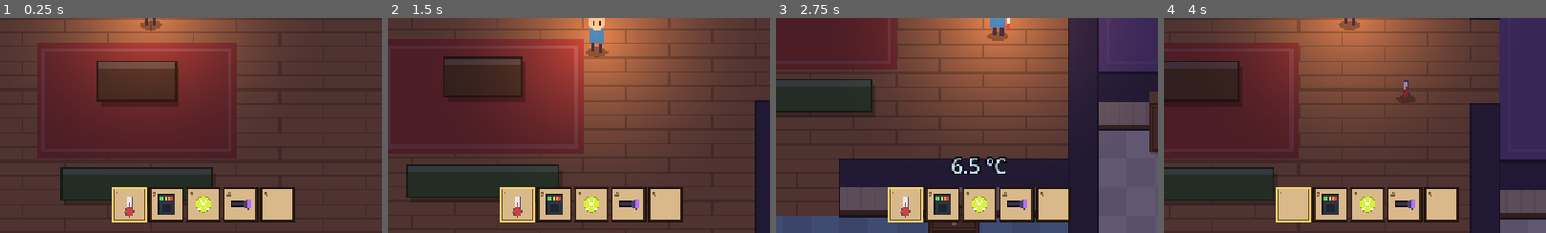
Above: before the commit, frames 1-4 (left to right).
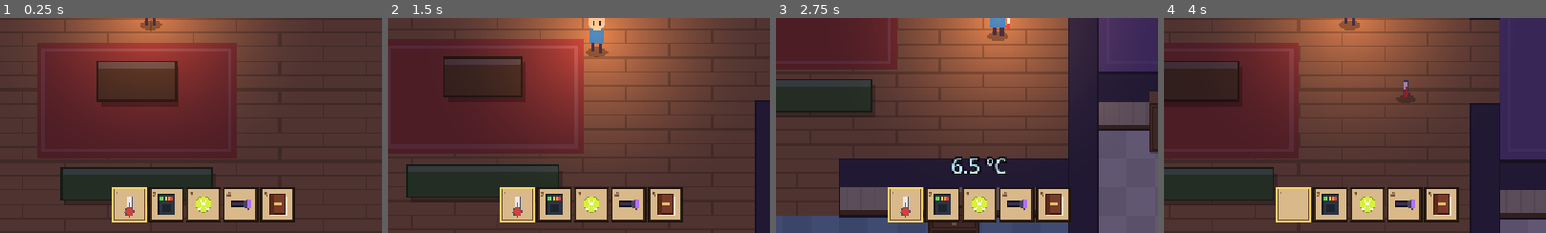
Above: after the commit, the same moments.

Repository: CaraHamilton/ghosthunt
Game: Godot game, scene res://scenes/main.tscn
Same seed, same stepped clock (60 frames per second), same inputs: the game is played once before the commit and once after it.
Inputs (mouse positions are % of the whole screen's width and height, from its top left):
- Up to frame 1 (0.25 s): no input
- Up to frame 2 (1.5 s): tap Enter at 0.5 s; move the mouse to (72, 45) at 0.52 s; hold D (move_right) 0.53-1.28 s; hold E (interact) 0.53-1.28 s; tap Shift (run) at 0.8, 1.35 s; move the mouse to (30, 55) at 1.27 s; hold S (move_down) from 1.28 s (still down)
- Up to frame 3 (2.75 s): tap F (use_tool) at 1.55 s; move the mouse to (60, 28) at 2.02 s; release S (move_down) at 2.03 s; hold D (move_right) from 2.03 s (still down); hold F (use_tool) from 2.03 s (still down); tap E (interact) at 2.3 s
- Up to frame 4 (4 s): move the mouse to (45, 70) at 2.77 s; release D (move_right) at 2.78 s; release F (use_tool) at 2.78 s; hold W (move_up) 2.78-3.53 s; tap Q (drop_item) at 2.85 s; tap Shift (run) at 3.05 s; move the mouse to (80, 65) at 3.52 s; hold A (move_left) from 3.53 s (still down); hold E (interact) from 3.53 s (still down); tap F (use_tool) at 3.8 s
The pictures show only the part of the screen within x 23-73%, y 50-100%; the shares and areas given below are measured in that part.

The runs differ from the first frame. In frame 1, 0.5% of the frame differs, in the area x 70-76%, y 81-92%; in frame 2, 0.5%; in frame 3, 0.5%; in frame 4, 0.5%.

Commit message:
adds journal tool

Diff:
--- /dev/null
+++ b/items/journal.tres
@@ -0,0 +1,12 @@
+[gd_resource type="Resource" script_class="ItemData" format=3]
+
+[ext_resource type="Script" path="res://scripts/items/item_data.gd" id="1_data"]
+[ext_resource type="Script" path="res://scripts/tools/journal_item.gd" id="2_script"]
+
+[resource]
+script = ExtResource("1_data")
+id = &"journal"
+display_name = "Journal"
+description = "Record the evidence you find to work out which ghost haunts the house."
+max_stack = 1
+instance_script = ExtResource("2_script")
--- /dev/null
+++ b/scenes/journal_panel.tscn
@@ -0,0 +1,92 @@
+[gd_scene format=3]
+
+[ext_resource type="Script" path="res://scripts/ui/journal_panel.gd" id="1_journal"]
+
+[sub_resource type="StyleBoxFlat" id="StyleBoxFlat_paper"]
+bg_color = Color(0.94, 0.89, 0.78, 1)
+border_width_left = 6
+border_width_top = 6
+border_width_right = 6
+border_width_bottom = 6
+border_color = Color(0.48, 0.23, 0.16, 1)
+corner_radius_top_left = 6
+corner_radius_top_right = 6
+corner_radius_bottom_right = 6
+corner_radius_bottom_left = 6
+shadow_color = Color(0, 0, 0, 0.45)
+shadow_size = 12
+
+[node name="JournalPanel" type="PanelContainer"]
+anchors_preset = 8
+anchor_left = 0.5
+anchor_top = 0.5
+anchor_right = 0.5
+anchor_bottom = 0.5
+offset_left = -230.0
+offset_top = -250.0
+offset_right = 230.0
+offset_bottom = 250.0
+grow_horizontal = 2
+grow_vertical = 2
+theme_override_styles/panel = SubResource("StyleBoxFlat_paper")
+script = ExtResource("1_journal")
+
+[node name="Margin" type="MarginContainer" parent="."]
+layout_mode = 2
+theme_override_constants/margin_left = 28
+theme_override_constants/margin_top = 20
+theme_override_constants/margin_right = 28
+theme_override_constants/margin_bottom = 20
+
+[node name="VBox" type="VBoxContainer" parent="Margin"]
+layout_mode = 2
+theme_override_constants/separation = 8
+
+[node name="Title" type="Label" parent="Margin/VBox"]
+layout_mode = 2
+theme_override_colors/font_color = Color(0.23, 0.15, 0.09, 1)
+theme_override_font_sizes/font_size = 34
+text = "Journal"
+horizontal_alignment = 1
+
+[node name="EvidenceHeader" type="Label" parent="Margin/VBox"]
+layout_mode = 2
+theme_override_colors/font_color = Color(0.48, 0.23, 0.16, 1)
+theme_override_font_sizes/font_size = 22
+text = "Evidence found"
+
+[node name="EvidenceList" type="VBoxContainer" parent="Margin/VBox"]
+unique_name_in_owner = true
+layout_mode = 2
+
+[node name="Separator" type="HSeparator" parent="Margin/VBox"]
+layout_mode = 2
+
+[node name="GhostHeader" type="Label" parent="Margin/VBox"]
+layout_mode = 2
+theme_override_colors/font_color = Color(0.48, 0.23, 0.16, 1)
+theme_override_font_sizes/font_size = 22
+text = "Possible ghosts"
+
+[node name="GhostList" type="VBoxContainer" parent="Margin/VBox"]
+unique_name_in_owner = true
+layout_mode = 2
+
+[node name="NoMatch" type="Label" parent="Margin/VBox"]
+unique_name_in_owner = true
+visible = false
+layout_mode = 2
+theme_override_colors/font_color = Color(0.6, 0.2, 0.15, 1)
+theme_override_font_sizes/font_size = 20
+text = "No ghost matches this evidence."
+
+[node name="Spacer" type="Control" parent="Margin/VBox"]
+layout_mode = 2
+size_flags_vertical = 3
+
+[node name="CloseButton" type="Button" parent="Margin/VBox"]
+unique_name_in_owner = true
+layout_mode = 2
+size_flags_horizontal = 4
+theme_override_font_sizes/font_size = 18
+text = "Close  (F / Esc)"
--- a/scenes/main.tscn
+++ b/scenes/main.tscn
@@ -7,6 +7,7 @@
 [ext_resource type="Script" uid="uid://bvq5w3xo0rrhs" path="res://scripts/room_temperatures.gd" id="5_temps"]
 [ext_resource type="Script" uid="uid://ddkn5fotmn0va" path="res://scripts/toolbar.gd" id="6_toolbar"]
 [ext_resource type="PackedScene" path="res://scenes/sink.tscn" id="7_sink"]
+[ext_resource type="PackedScene" path="res://scenes/journal_panel.tscn" id="8_journal"]
 
 [node name="Main" type="Node2D" unique_id=18073823]
 script = ExtResource("1_game")
@@ -142,6 +143,8 @@
 theme_override_font_sizes/font_size = 34
 horizontal_alignment = 1
 
+[node name="JournalPanel" parent="HUD" instance=ExtResource("8_journal")]
+
 [node name="GameOver" type="Control" parent="HUD" unique_id=1744127591]
 layout_mode = 3
 anchors_preset = 15
--- /dev/null
+++ b/scripts/evidence.gd
@@ -0,0 +1,18 @@
+class_name Evidence
+extends RefCounted
+## The kinds of evidence a ghost can show. Each ghost type has a set of these
+## (see GhostBehavior.get_evidence); the player records what they've found in
+## the journal to narrow down which ghost it is.
+
+enum Type { FREEZING, EMF_5, TOY_INTERACTION, UV_RESIDUE }
+
+const NAMES := {
+	Type.FREEZING: "Freezing",
+	Type.EMF_5: "EMF 5",
+	Type.TOY_INTERACTION: "Toy interaction",
+	Type.UV_RESIDUE: "UV Residue",
+}
+
+
+static func name_of(type: Type) -> String:
+	return NAMES[type]
--- a/scripts/game.gd
+++ b/scripts/game.gd
@@ -5,7 +5,7 @@
 
 const GhostScene := preload("res://scenes/ghost.tscn")
 ## Items the player starts with, by id (see res://items/).
-const STARTING_ITEMS: Array[StringName] = [&"thermometer", &"emf_reader", &"tennis_ball", &"uv_light"]
+const STARTING_ITEMS: Array[StringName] = [&"thermometer", &"emf_reader", &"tennis_ball", &"uv_light", &"journal"]
 
 ## The running game, so items can find the house, ghost, etc.
 static var current: Game
@@ -22,6 +22,7 @@
 @onready var darkness: CanvasModulate = $Darkness
 @onready var temperatures: RoomTemperatures = $RoomTemperatures
 @onready var toolbar: Control = $HUD/Toolbar
+@onready var journal_panel: JournalPanel = $HUD/JournalPanel
 @onready var time_label: Label = $HUD/TimeLabel
 @onready var message_label: Label = $HUD/MessageLabel
 @onready var hide_overlay: ColorRect = $HUD/HideOverlay
@@ -112,6 +113,7 @@
 
 func _on_ghost_caught_player() -> void:
 	is_game_over = true
+	journal_panel.close()
 	player.die()
 	hide_overlay.visible = false
 	message_label.visible = false
--- a/scripts/ghost_types/ghost_behavior.gd
+++ b/scripts/ghost_types/ghost_behavior.gd
@@ -35,6 +35,27 @@
 
 static func type_name(type: Type) -> String:
 	return Type.keys()[type].capitalize()
+
+
+## The evidence a ghost type shows (for the journal).
+static func evidence_for(type: Type) -> Array[Evidence.Type]:
+	return create(type).get_evidence()
+
+
+## Which evidence this ghost type shows. Worked out from its own behaviour
+## hooks, so the journal always matches how the ghost really acts. Override
+## only if a type needs evidence the hooks can't express.
+func get_evidence() -> Array[Evidence.Type]:
+	var result: Array[Evidence.Type] = []
+	if get_cold_temperature(3.0, true) < 0.0:
+		result.append(Evidence.Type.FREEZING)
+	if get_emf_level(4) >= 5:
+		result.append(Evidence.Type.EMF_5)
+	if plays_with_ball():
+		result.append(Evidence.Type.TOY_INTERACTION)
+	if leaves_uv_residue():
+		result.append(Evidence.Type.UV_RESIDUE)
+	return result
 
 
 # --- Hooks: override these in a ghost type -------------------------------
--- a/scripts/player.gd
+++ b/scripts/player.gd
@@ -21,6 +21,8 @@
 var is_hidden := false
 var is_dead := false
 var facing := Vector2.DOWN
+## True while a window like the journal is open: no moving or using items.
+var in_menu := false
 
 var inventory := Inventory.new(INVENTORY_SIZE, self)
 var selected_slot := 0
@@ -36,6 +38,9 @@
 var _focused: Node2D = null
 var _current_spot: HidingSpot = null
 var _walk_time := 0.0
+## After closing a menu, ignore the use button until it's released, so the
+## press that closed the journal doesn't instantly reopen it.
+var _use_blocked_until_release := false
 
 
 func _physics_process(delta: float) -> void:
@@ -46,7 +51,7 @@
 		return
 
 	var input := Input.get_vector("move_left", "move_right", "move_up", "move_down")
-	if is_using_item and selected_item.blocks_movement:
+	if in_menu or (is_using_item and selected_item.blocks_movement):
 		input = Vector2.ZERO
 	var speed := run_speed if Input.is_action_pressed("run") else walk_speed
 	velocity = input * speed
@@ -61,7 +66,7 @@
 
 
 func _unhandled_input(event: InputEvent) -> void:
-	if is_dead:
+	if is_dead or in_menu:
 		return
 	for i in TOOLBAR_SLOTS:
 		if event.is_action_pressed("tool_slot_%d" % (i + 1)):
@@ -111,6 +116,13 @@
 	is_dead = true
 	velocity = Vector2.ZERO
 	queue_redraw()
+
+
+## Called by windows like the journal when they open and close.
+func set_in_menu(value: bool) -> void:
+	in_menu = value
+	if not value:
+		_use_blocked_until_release = true
 
 
 func select_slot(slot: int) -> void:
@@ -150,8 +162,11 @@
 ## Uses the selected item while the use button is held, and keeps every
 ## carried item ticking (sensors keep measuring in your pocket).
 func _update_item_use(delta: float) -> void:
-	var want := Input.is_action_pressed("use_tool") and selected_item != null \
-		and not is_hidden and not is_dead
+	var pressed := Input.is_action_pressed("use_tool")
+	if not pressed:
+		_use_blocked_until_release = false
+	var want := pressed and selected_item != null and not is_hidden and not is_dead \
+		and not in_menu and not _use_blocked_until_release
 	_set_using_item(want)
 	if not is_dead:
 		for item in inventory.items():
--- /dev/null
+++ b/scripts/tools/journal_item.gd
@@ -0,0 +1,45 @@
+class_name JournalItem
+extends ItemInstance
+## The player's journal. Using it (F / left mouse) opens the journal window,
+## where the player ticks off the evidence they've found and sees which ghost
+## types still fit. Each journal remembers its own ticks.
+
+## The evidence ticked in this journal.
+var checked: Array[Evidence.Type] = []
+
+
+func is_checked(evidence: Evidence.Type) -> bool:
+	return evidence in checked
+
+
+func set_checked(evidence: Evidence.Type, value: bool) -> void:
+	if value and evidence not in checked:
+		checked.append(evidence)
+	elif not value:
+		checked.erase(evidence)
+
+
+## Ghost types whose evidence includes everything ticked so far.
+func possible_ghosts() -> Array[GhostBehavior.Type]:
+	var result: Array[GhostBehavior.Type] = []
+	for type: GhostBehavior.Type in GhostBehavior.Type.values():
+		var evidence := GhostBehavior.evidence_for(type)
+		if checked.all(func(e): return e in evidence):
+			result.append(type)
+	return result
+
+
+func start_use() -> void:
+	Game.current.journal_panel.open(self, holder)
+
+
+func draw_icon(canvas: CanvasItem, rect: Rect2) -> void:
+	if data.icon:
+		super(canvas, rect)
+		return
+	var book := Rect2(rect.position + rect.size * Vector2(0.2, 0.12), rect.size * Vector2(0.6, 0.76))
+	canvas.draw_rect(Rect2(book.position + Vector2(3, 3), book.size), Color("f0e6cc"))  # pages
+	canvas.draw_rect(book, Color("7a3b2a"))  # cover
+	canvas.draw_rect(book, Color("3a1a10"), false, 2.0)
+	canvas.draw_rect(Rect2(book.position.x + 3, book.position.y, 3, book.size.y), Color("5a2a1c"))  # spine
+	canvas.draw_rect(Rect2(book.get_center() - Vector2(5, 3), Vector2(12, 6)), Color("e0c070"))  # label
--- /dev/null
+++ b/scripts/ui/journal_panel.gd
@@ -0,0 +1,91 @@
+class_name JournalPanel
+extends PanelContainer
+## The journal window. Lists every kind of evidence as a checklist, and below
+## it the ghost types that still fit what's been ticked. Ticks are saved on
+## the JournalItem that opened it, so each journal keeps its own notes.
+##
+## While it's open the player can't move or use items (the game keeps
+## running, so the ghost can still hunt). Close with F, Esc or the button.
+
+const INK := Color("3a2618")
+const FADED_INK := Color("8a7058")
+
+var _journal: JournalItem
+var _player: Player
+var _checkboxes := {}   # Evidence.Type -> CheckBox
+var _ghost_rows := {}   # GhostBehavior.Type -> Label
+
+@onready var evidence_list: VBoxContainer = %EvidenceList
+@onready var ghost_list: VBoxContainer = %GhostList
+@onready var no_match: Label = %NoMatch
+@onready var close_button: Button = %CloseButton
+
+
+func _ready() -> void:
+	visible = false
+	for evidence: Evidence.Type in Evidence.Type.values():
+		var box := CheckBox.new()
+		box.text = Evidence.name_of(evidence)
+		box.add_theme_font_size_override("font_size", 22)
+		for state in ["font_color", "font_hover_color", "font_pressed_color", "font_hover_pressed_color", "font_focus_color"]:
+			box.add_theme_color_override(state, INK)
+		box.toggled.connect(_on_evidence_toggled.bind(evidence))
+		evidence_list.add_child(box)
+		_checkboxes[evidence] = box
+	for type: GhostBehavior.Type in GhostBehavior.Type.values():
+		var row := Label.new()
+		var evidence_names := GhostBehavior.evidence_for(type).map(func(e): return Evidence.name_of(e))
+		row.text = "%s  -  %s" % [GhostBehavior.type_name(type), ", ".join(evidence_names)]
+		row.add_theme_font_size_override("font_size", 20)
+		row.add_theme_color_override("font_color", INK)
+		ghost_list.add_child(row)
+		_ghost_rows[type] = row
+	close_button.pressed.connect(close)
+
+
+func open(journal: JournalItem, player: Player) -> void:
+	_journal = journal
+	_player = player
+	for evidence in _checkboxes:
+		_checkboxes[evidence].set_pressed_no_signal(journal.is_checked(evidence))
+	_refresh()
+	visible = true
+	player.set_in_menu(true)
+
+
+func close() -> void:
+	if not visible:
+		return
+	visible = false
+	if is_instance_valid(_player):
+		_player.set_in_menu(false)
+	_journal = null
+	_player = null
+
+
+func _process(_delta: float) -> void:
+	# Close if the journal isn't in hand any more (dropped, hiding, caught...).
+	if visible and (_player.selected_item != _journal or _player.is_hidden or _player.is_dead):
+		close()
+
+
+func _input(event: InputEvent) -> void:
+	if not visible:
+		return
+	var key_use := event is InputEventKey and event.is_action_pressed("use_tool")
+	if event.is_action_pressed("ui_cancel") or key_use:
+		close()
+		get_viewport().set_input_as_handled()
+
+
+func _on_evidence_toggled(pressed: bool, evidence: Evidence.Type) -> void:
+	_journal.set_checked(evidence, pressed)
+	_refresh()
+
+
+## Shows only the ghosts that fit every ticked piece of evidence.
+func _refresh() -> void:
+	var possible := _journal.possible_ghosts()
+	for type in _ghost_rows:
+		_ghost_rows[type].visible = type in possible
+	no_match.visible = possible.is_empty()
Not shown, added: scripts/evidence.gd.uid
Not shown, added: scripts/tools/journal_item.gd.uid
Not shown, added: scripts/ui/journal_panel.gd.uid
